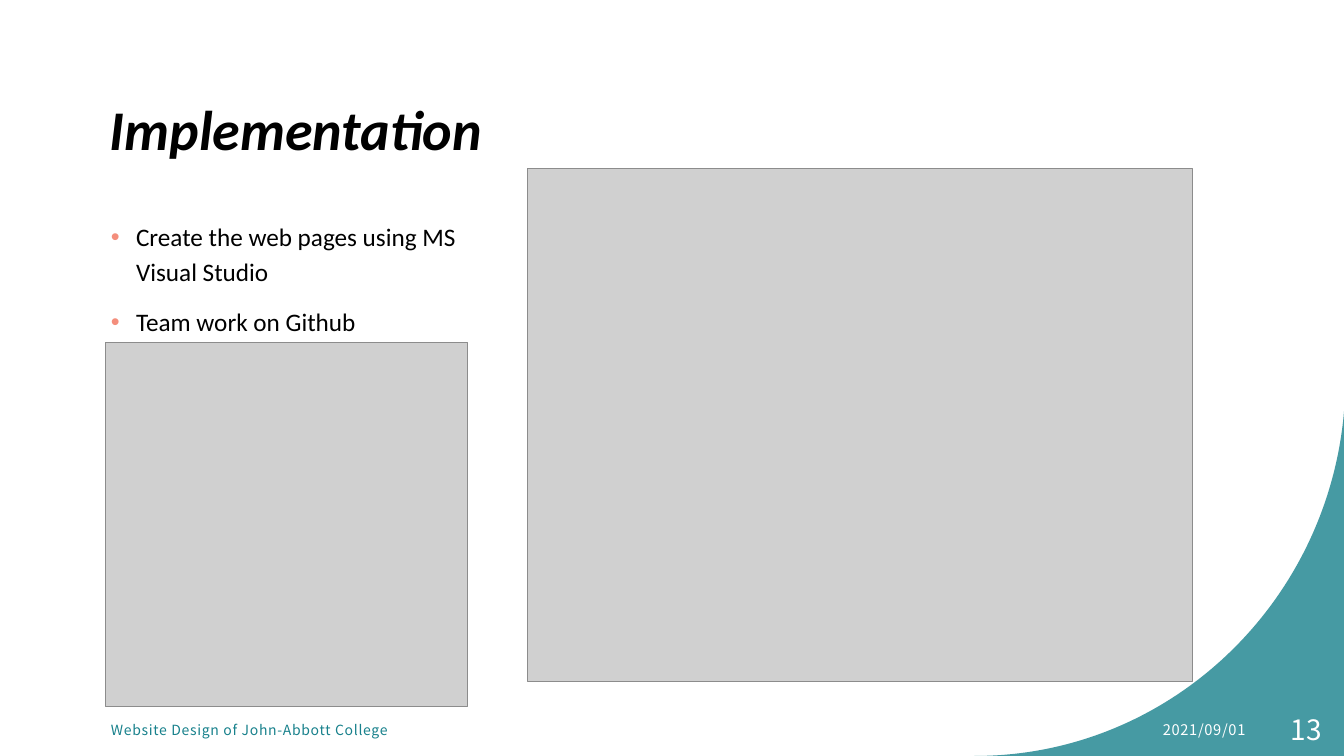
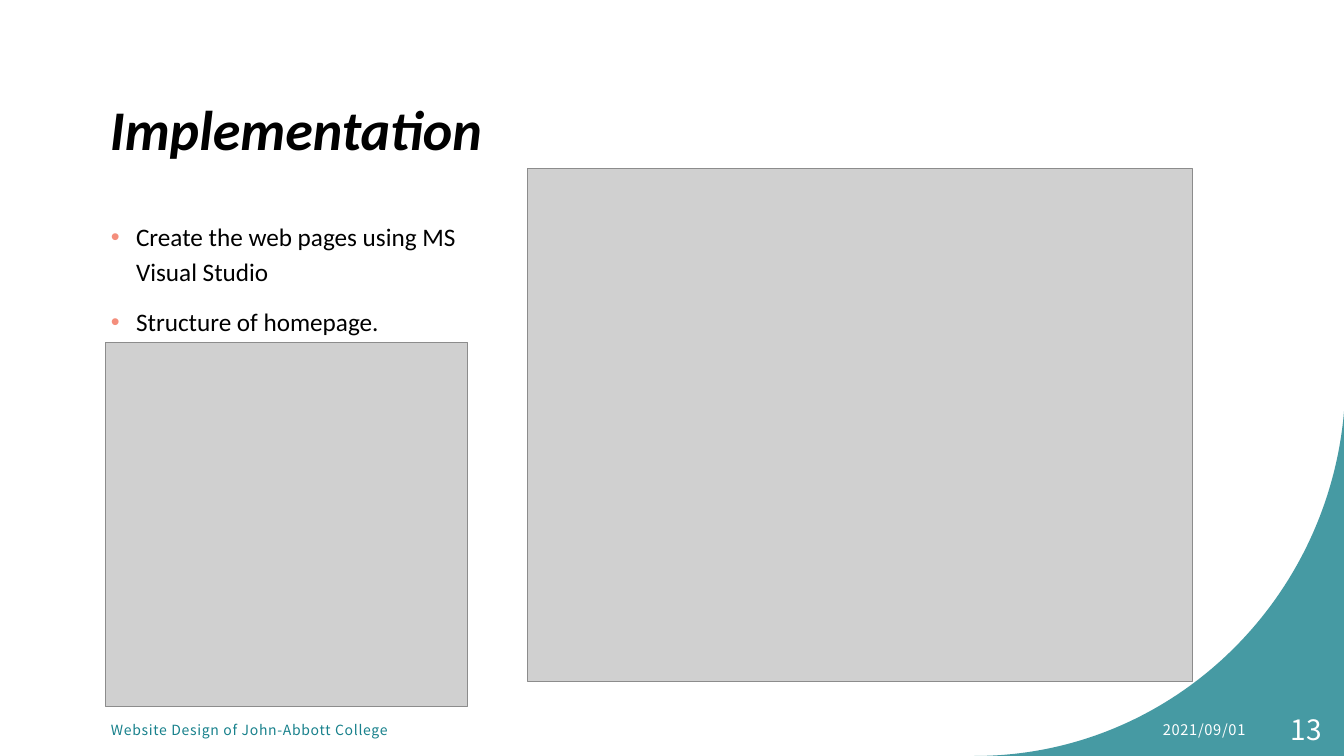
Before and after one commit to MikentGuo/Project_Tour, a slide deck: slide 13 of docs/Website Design for tourist attraction.pptx. Drawn at 1344x756 pixels with LibreOffice and Linux fonts; fonts in the diff are those of the drawing; grey boxes stand for pictures. Boxes give left, top, right and bottom in pixels: in the first picture for what was removed or moved away, otherwise in the second. Text is boxed around its words. In the diff, an @@ line names an element or a change of style, - is before the commit and + after.

```diff
--- a/docs/Website Design for tourist attraction.pptx
+++ b/docs/Website Design for tourist attraction.pptx
@@ text at box(136, 313, 379, 336): text changed @@
-• Team work on Github
+• Structure of homepage.
```
Also in this commit, not shown: 1 slide added.
